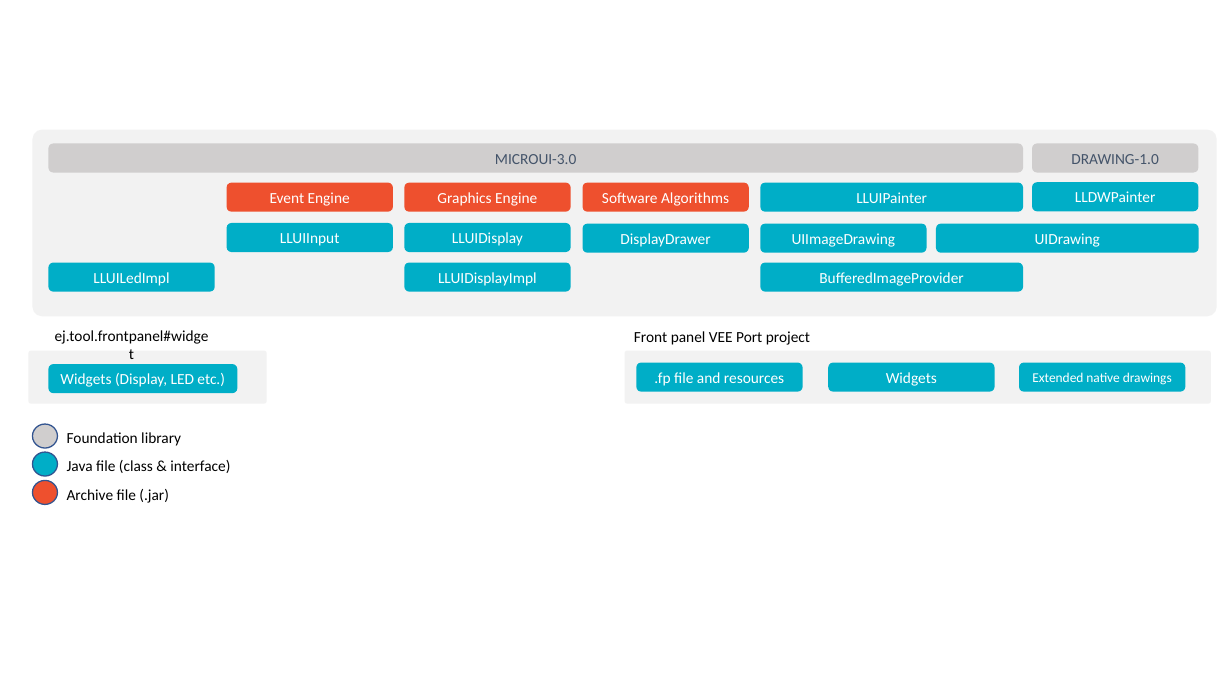
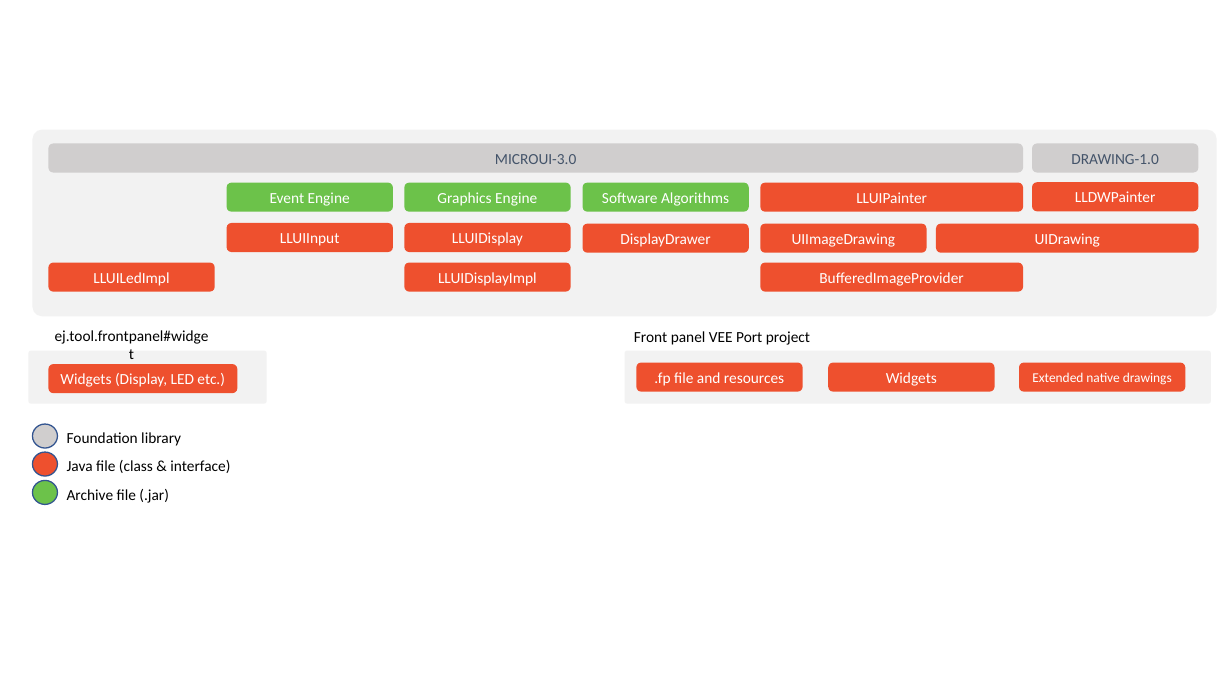
Before and after one commit to MicroEJ/docs, a slide deck: slide 2 of VEEPortingGuide/images/uiLL.pptx. Drawn at 1232x693 pixels with LibreOffice and Linux fonts; fonts in the diff are those of the drawing. Boxes give left, top, right and bottom in pixels: in the first picture for what was removed or moved away, otherwise in the second. Text is boxed around its words. In the diff, an @@ line names an element or a change of style, - is before the commit and + after.

```diff
--- a/VEEPortingGuide/images/uiLL.pptx
+++ b/VEEPortingGuide/images/uiLL.pptx
@@ fill #00AEC7 to #EE502E in 15 elements at <box>405,262,571,291</box>, <box>761,183,1023,212</box>, <box>761,224,927,252</box>, <box>583,224,750,252</box>, <box>48,364,237,393</box>, <box>405,223,571,251</box>, <box>226,223,393,251</box>, <box>48,262,214,291</box>, <box>1032,182,1199,211</box>, <box>637,362,803,391</box>, <box>828,362,994,391</box>, <box>1019,362,1186,391</box>, <box>936,224,1199,252</box>, <box>761,262,1023,291</box>, <box>32,452,57,476</box> @@
@@ fill #EE502E to #6CC24A in 4 elements at <box>405,183,571,212</box>, <box>226,183,393,212</box>, <box>583,183,750,212</box>, <box>32,481,57,505</box> @@
```
Also in this commit, not shown: 5 other slides changed, 16 other files.
